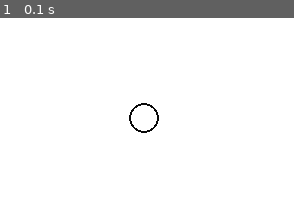
Above: before the commit, frame 1.
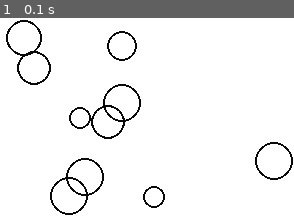
Above: after the commit, the same moment.

Repository: shantanu404/pygame-physics
Game: pygame game, started from main.py
Two runs of this game, one before a commit and one after it. Both use one fixed random seed, a clock stepped at 60 frames per second and the inputs below.
Inputs:
- Up to frame 1 (0.1 s): no input

The runs differ from the first frame. In frame 1, 3.3% of the frame differs, in the area x 2-100%, y 1-99%.

Commit message:
Tutorial 3 - Adding Randomness

Diff:
--- a/main.py
+++ b/main.py
@@ -1,16 +1,26 @@
+import random
 import pygame
 import particle
+
 
 background_color = (255, 255, 255)
 (width, height) = (300, 200)
 
 def main():
 	screen = pygame.display.set_mode((width, height))
-	pygame.display.set_caption("Tutorial 2")
+	pygame.display.set_caption("Tutorial 3")
 	screen.fill(background_color)
 
-	myparticle = particle.Particle(screen, (150, 100), 15)
-	myparticle.display()
+	num_particles = 10;
+	my_particles = []
+
+	for n in range(num_particles):
+		size = random.randint(10, 20)
+		x = random.randint(size, width-size)
+		y = random.randint(size, height-size)
+		my_particles.append(particle.Particle(screen, (x, y), size))
+	for my_particle in my_particles:
+		my_particle.display()
 
 	pygame.display.flip()
 
